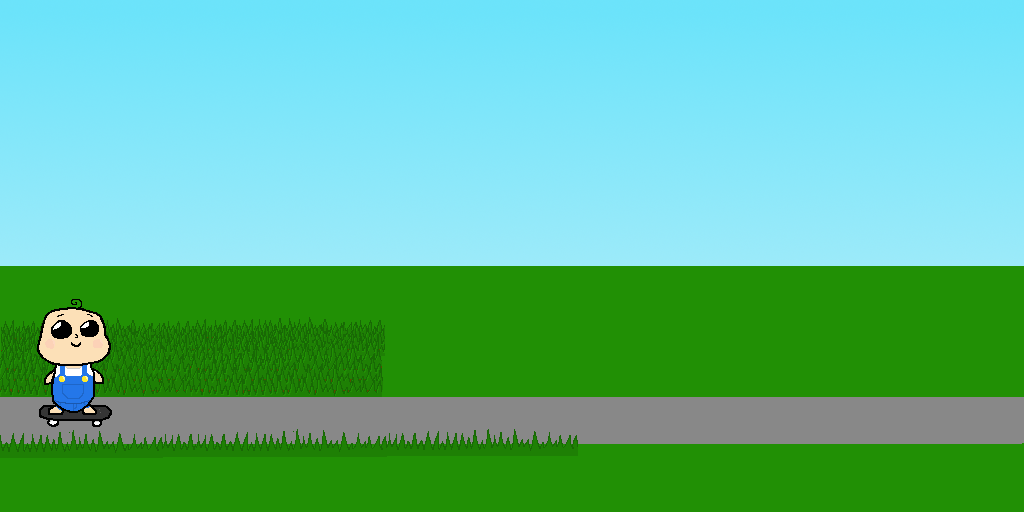
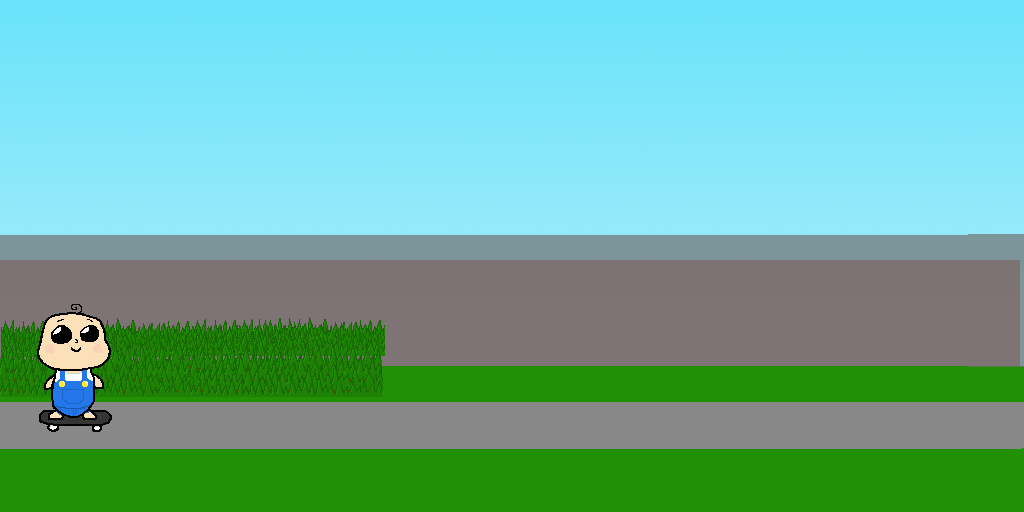
The second 1024 x 512 image is a revision of the first. Changes to its layers:
painted on "Baby" over [37, 299, 112, 432]
painted on "Grass" over [0, 429, 578, 458]
added layer "fence" above "street+houses" over [0, 234, 1024, 367]
added layer "street+houses" above "Path" over [0, 260, 1020, 366]
painted on "Path" over [0, 397, 1024, 449]
painted on "GBackgrnd" over [0, 266, 1024, 366]
